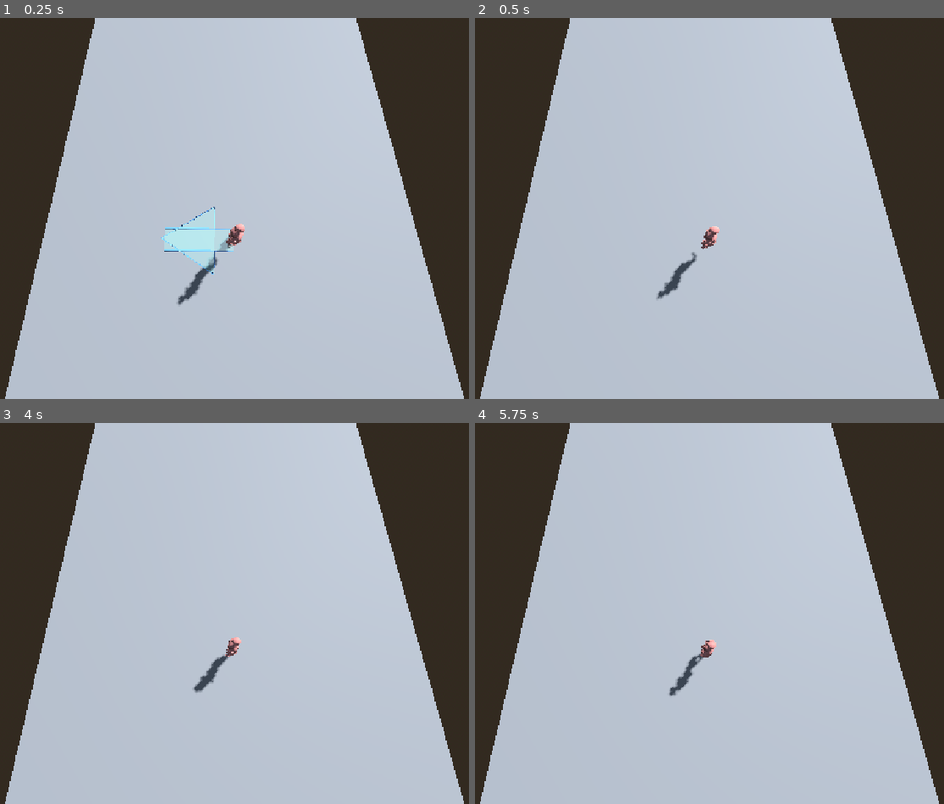
Above: before the commit, frames 1-4 (two rows, left to right).
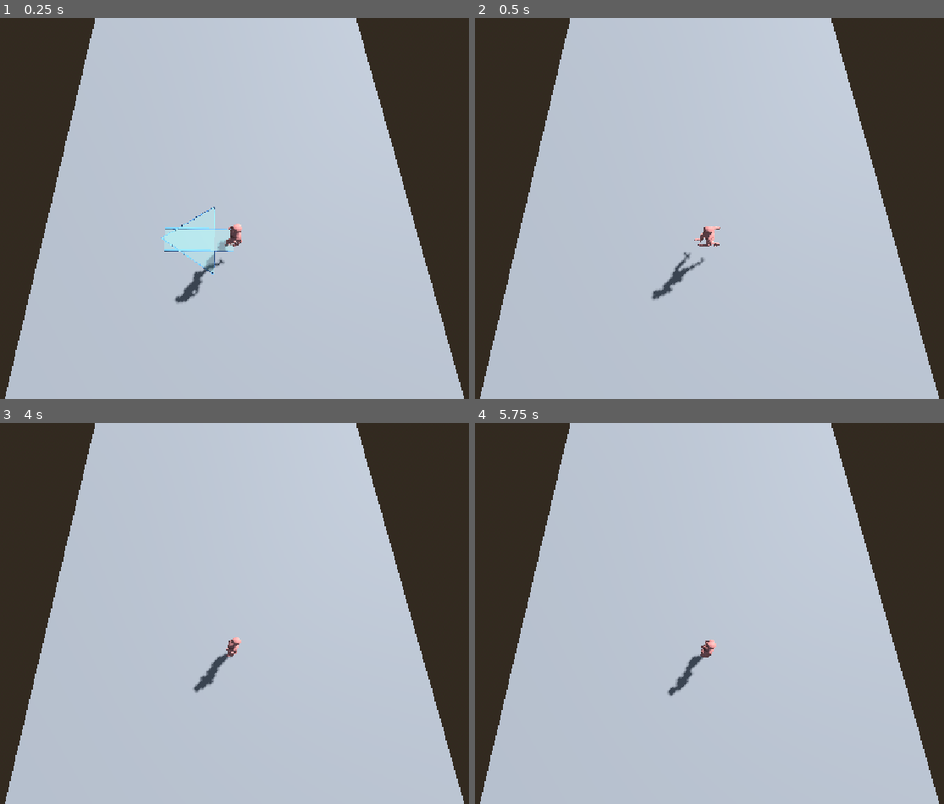
Above: after the commit, the same moments.

Repository: Retr-1/fotbal-to-je-hra
Game: Godot game, scene res://scenes/game/game.tscn
Two runs of this game, one before a commit and one after it. Both use one fixed random seed, a clock stepped at 60 frames per second and the inputs below.
Inputs (mouse positions are in pixels of both pictures, inside the frame that each line leads up to):
- Up to frame 1 (0.25 s): no input
- Up to frame 2 (0.5 s): no input
- Up to frame 3 (4 s): move the mouse to (361, 594) at 0.52 s; click (361, 594) at 0.67 s; tap Enter at 1.25 s; drag from (79, 632) to (178, 689) at 1.27 s; tap Space at 2 s; move the mouse to (281, 529) at 2.02 s; click (281, 529) at 2.17 s; drag from (178, 689) to (9, 556) at 2.77 s; move the mouse to (417, 670) at 3.52 s; click (417, 670) at 3.67 s
- Up to frame 4 (5.75 s): drag from (484, 556) to (587, 518) at 4.27 s; tap Enter at 5 s; move the mouse to (723, 613) at 5.02 s; click (723, 613) at 5.17 s

The runs differ from the first frame. In frame 1, 0.3% of the frame differs, in the area x 37-53%, y 54-76%; in frame 2, 0.5%, in the area x 37-53%, y 54-75%; in frame 3, less than 0.1%; in frame 4, less than 0.1%.

Commit message:
better player movement

Diff:
--- a/scenes/character/character.gd
+++ b/scenes/character/character.gd
@@ -6,8 +6,10 @@
 @onready var arrow : Arrow = $UIElements/Arrow
 @onready var ui_elements : Node3D = $UIElements
 const HORIZONTAL_SPEED := 2.0
+const HORIZONTAL_ACCELERATION := 5.0
 const GRAVITY_ACCELERATION := 2.0
 var pos_to_move_to: Vector2
+var is_running := false
 
 func move_to(pos: Vector3) -> void:
 	pos_to_move_to = Vector2(pos.x, pos.z)
@@ -39,25 +41,25 @@
 
 
 func _physics_process(delta: float) -> void:
-	velocity.y -= GRAVITY_ACCELERATION * delta
 	var gamefield_pos := get_gamefield_pos()
+	var target_velocity: Vector2
+	var dir = (pos_to_move_to-gamefield_pos).normalized()
 
-	if (pos_to_move_to-gamefield_pos).length_squared() > 0.025:
-		print(pos_to_move_to, gamefield_pos)
-		var dir = (pos_to_move_to-gamefield_pos).normalized()
-		var new_hor_speed: Vector2 = dir*HORIZONTAL_SPEED
-		velocity.x = new_hor_speed.x
-		velocity.z = new_hor_speed.y
-
-		anim_tree.set('parameters/locomotion/blend_position', 1)
-
+	if (pos_to_move_to-gamefield_pos).length_squared() > 0.5:
+		target_velocity = dir*HORIZONTAL_SPEED
 		look_at(Vector3(pos_to_move_to.x, 0, pos_to_move_to.y), Vector3.UP)
 	else:
-		velocity.x = 0
-		velocity.z = 0
-		anim_tree.set('parameters/locomotion/blend_position', 0)
+		target_velocity = Vector2.ZERO
 
+	var current_velocity := Vector2(velocity.x, velocity.z)
+	current_velocity = current_velocity.move_toward(
+		target_velocity,
+		HORIZONTAL_ACCELERATION * delta
+	)
 
+	velocity.x = current_velocity.x
+	velocity.z = current_velocity.y
+	velocity.y -= GRAVITY_ACCELERATION * delta
 
-
+	anim_tree.set('parameters/locomotion/blend_position', velocity.length()/HORIZONTAL_SPEED)
 	move_and_slide()
--- a/scenes/character/character.tscn
+++ b/scenes/character/character.tscn
@@ -33,7 +33,7 @@
 
 [sub_resource type="AnimationNodeStateMachine" id="AnimationNodeStateMachine_w2l1i"]
 states/locomotion/node = SubResource("AnimationNodeBlendSpace1D_f8hpl")
-states/locomotion/position = Vector2(496, 100)
+states/locomotion/position = Vector2(476, 92)
 transitions = ["Start", "locomotion", SubResource("AnimationNodeStateMachineTransition_7ex5l")]
 
 [sub_resource type="CapsuleShape3D" id="CapsuleShape3D_w2l1i"]
@@ -50,59 +50,59 @@
 transform = Transform3D(-1, 0, -8.742278e-08, 0, 1, 0, 8.742278e-08, 0, -1, 0, 0, 0)
 
 [node name="Skeleton3D" parent="X Bot" index="0" unique_id=2048691530]
-bones/0/position = Vector3(0.095170066, 1.0032473, 0.03094515)
-bones/0/rotation = Quaternion(-0.02807469, -0.13319056, 0.05153021, 0.9893517)
-bones/1/rotation = Quaternion(-0.12535086, 0.006425036, -0.06378661, 0.99003905)
-bones/2/rotation = Quaternion(0.017754236, -0.0038888133, -0.02207637, 0.9995911)
-bones/3/rotation = Quaternion(0.030736286, -0.0028435693, -0.021693977, 0.9992881)
-bones/4/rotation = Quaternion(0.058556084, 0.0039818035, 0.02605355, 0.99793625)
-bones/5/rotation = Quaternion(-0.09122545, 0.020808306, 0.0049804403, 0.99560046)
-bones/7/rotation = Quaternion(-0.56822515, 0.50306964, -0.5433779, -0.35886157)
-bones/8/rotation = Quaternion(0.53340065, -0.14973529, -0.13843049, 0.8209142)
-bones/9/rotation = Quaternion(1.0337191e-07, 1.3209888e-08, -0.24731633, 0.9689349)
-bones/10/rotation = Quaternion(0.020174867, -0.17060252, -0.010183235, 0.98508084)
-bones/11/rotation = Quaternion(0.12389749, 0.061613128, -0.15680717, 0.977888)
-bones/12/rotation = Quaternion(-0.06630128, 0.03585663, 0.21126015, 0.97451925)
-bones/13/rotation = Quaternion(0.018701898, -0.0013440296, -0.01748126, 0.9996714)
-bones/15/rotation = Quaternion(0.21876381, -0.001470797, 0.03319456, 0.97521204)
-bones/16/rotation = Quaternion(0.11565479, 1.4077891e-07, 0.0140952375, 0.99318945)
-bones/17/rotation = Quaternion(0.2063161, 2.1089793e-08, 0.025144596, 0.9781623)
-bones/19/rotation = Quaternion(0.15636604, 0.0025136198, 0.0029818323, 0.9876915)
-bones/20/rotation = Quaternion(0.1775295, -6.02886e-08, 0.02163623, 0.9838777)
-bones/21/rotation = Quaternion(0.29883257, 0.017668843, 0.042054173, 0.9532148)
-bones/23/rotation = Quaternion(0.2206429, 0.0021413213, 0.017377913, 0.97519755)
-bones/24/rotation = Quaternion(0.136807, -4.329016e-08, 0.01667326, 0.9904574)
-bones/25/rotation = Quaternion(0.20741035, 0.100254826, 0.047265876, 0.97195476)
-bones/27/rotation = Quaternion(0.17622931, 0.00063646387, 0.017914895, 0.98418593)
-bones/28/rotation = Quaternion(0.17086792, 8.766074e-08, 0.020824315, 0.9850739)
-bones/29/rotation = Quaternion(0.23592207, 5.0225946e-08, 0.028752714, 0.9713466)
-bones/31/rotation = Quaternion(0.58925337, 0.4849605, -0.5436048, 0.34941047)
-bones/32/rotation = Quaternion(0.48659834, 0.07916561, 0.05779123, 0.8681101)
-bones/33/rotation = Quaternion(-2.1883679e-07, 6.559233e-08, 0.21227153, 0.97721076)
-bones/34/rotation = Quaternion(0.08510791, 0.16551411, 0.044090424, 0.98153853)
-bones/35/rotation = Quaternion(0.13286227, -0.070599996, 0.09262226, 0.98426855)
-bones/36/rotation = Quaternion(-0.018431969, -0.007150431, -0.13104185, 0.99117976)
-bones/37/rotation = Quaternion(-0.060825255, -0.10489729, -0.077210106, 0.9896139)
-bones/39/rotation = Quaternion(0.14363824, -0.0020044271, -0.0033645078, 0.98962253)
-bones/40/rotation = Quaternion(0.17491043, -3.216278e-07, -0.021108342, 0.9843581)
-bones/41/rotation = Quaternion(0.23334216, -3.4553534e-07, -0.028159857, 0.9719869)
-bones/43/rotation = Quaternion(0.092562065, -0.0009476358, -0.0008760521, 0.99570614)
-bones/44/rotation = Quaternion(0.18249278, -3.051336e-07, -0.02202334, 0.9829606)
-bones/45/rotation = Quaternion(0.2281632, -3.967921e-07, -0.027534775, 0.9732336)
-bones/47/rotation = Quaternion(0.1508857, -0.00075621274, -0.013235816, 0.9884623)
-bones/48/rotation = Quaternion(0.17541647, -3.1988213e-07, -0.021169424, 0.98426676)
-bones/49/rotation = Quaternion(0.26662162, -4.0342056e-07, -0.032176144, 0.9632641)
-bones/51/rotation = Quaternion(0.15554321, 0.0047517964, -0.048228193, 0.98663974)
-bones/52/rotation = Quaternion(0.19487543, 0.0068451017, 0.011724497, 0.98073405)
-bones/53/rotation = Quaternion(0.20699519, -3.407459e-07, -0.024980184, 0.9780231)
-bones/55/rotation = Quaternion(-0.07372547, 0.14154184, 0.98187494, 0.10223613)
-bones/56/rotation = Quaternion(-0.31724003, -0.068460405, -0.011326208, 0.9458033)
-bones/57/rotation = Quaternion(0.5734178, -0.013069013, 0.04912845, 0.8176844)
-bones/58/rotation = Quaternion(0.34299242, 8.582764e-09, 9.455348e-09, 0.9393382)
-bones/60/rotation = Quaternion(0.017573223, 0.09521382, 0.9889956, 0.11186284)
-bones/61/rotation = Quaternion(-0.25180805, -0.07661089, 0.0012764403, 0.9647393)
-bones/62/rotation = Quaternion(0.54226166, -0.1353731, 0.11580303, 0.8211066)
-bones/63/rotation = Quaternion(0.3426016, -0.014228149, -0.0049373857, 0.93936014)
+bones/0/position = Vector3(-0.0050691487, 1.0082146, 0.011625281)
+bones/0/rotation = Quaternion(-0.029104423, -0.017719945, -0.08852962, 0.9954906)
+bones/1/rotation = Quaternion(-0.11056366, -0.013968894, 0.08989582, 0.98969656)
+bones/2/rotation = Quaternion(0.017944057, -0.00283329, 0.023077087, 0.99956864)
+bones/3/rotation = Quaternion(0.031251855, -0.004174255, 0.022136984, 0.99925774)
+bones/4/rotation = Quaternion(0.0403667, 0.002556097, -0.05236988, 0.9978083)
+bones/5/rotation = Quaternion(-0.1033971, -0.0194604, 0.0072742617, 0.99442315)
+bones/7/rotation = Quaternion(-0.5636319, 0.5061415, -0.5513783, -0.34945938)
+bones/8/rotation = Quaternion(0.4807381, -0.1214182, -0.058746558, 0.8664279)
+bones/9/rotation = Quaternion(-5.2700024e-08, 2.8255378e-08, -0.2422208, 0.97022116)
+bones/10/rotation = Quaternion(0.0052782516, -0.14478244, -0.010576145, 0.989393)
+bones/11/rotation = Quaternion(0.12389115, 0.06160716, -0.15704192, 0.9778515)
+bones/12/rotation = Quaternion(-0.0660727, 0.035539012, 0.207677, 0.9753163)
+bones/13/rotation = Quaternion(0.019369697, -0.0017836334, -0.024894107, 0.99950093)
+bones/15/rotation = Quaternion(0.21361758, -0.001564786, 0.033159338, 0.9763532)
+bones/16/rotation = Quaternion(0.111078046, -4.224786e-08, 0.013537551, 0.9937195)
+bones/17/rotation = Quaternion(0.19336581, -1.8676998e-08, 0.023566213, 0.98084366)
+bones/19/rotation = Quaternion(0.14944139, 0.0020089312, 0.0047796685, 0.9887571)
+bones/20/rotation = Quaternion(0.16677657, -6.194752e-08, 0.020325726, 0.98578525)
+bones/21/rotation = Quaternion(0.28494406, 0.020877425, 0.041049592, 0.9574373)
+bones/23/rotation = Quaternion(0.21207125, 0.0016140745, 0.018378172, 0.97708005)
+bones/24/rotation = Quaternion(0.12976377, -6.560007e-08, 0.015814796, 0.9914189)
+bones/25/rotation = Quaternion(0.20004205, 0.10071008, 0.045649517, 0.973528)
+bones/27/rotation = Quaternion(0.16802602, 0.0003728391, 0.018288821, 0.98561287)
+bones/28/rotation = Quaternion(0.16274212, -6.9558186e-09, 0.019834077, 0.9864693)
+bones/29/rotation = Quaternion(0.22821364, 5.94082e-08, 0.02781336, 0.9732138)
+bones/31/rotation = Quaternion(0.56952065, 0.50341254, -0.53672004, 0.36626995)
+bones/32/rotation = Quaternion(0.6050571, 0.05278912, 0.011618307, 0.7943452)
+bones/33/rotation = Quaternion(-9.550324e-08, -2.0865214e-09, 0.18475018, 0.9827856)
+bones/34/rotation = Quaternion(0.016406344, 0.12774761, 0.058128666, 0.989966)
+bones/35/rotation = Quaternion(0.12470708, -0.07041597, 0.12101389, 0.9822655)
+bones/36/rotation = Quaternion(-0.011413721, 0.0031969172, -0.09625895, 0.99528575)
+bones/37/rotation = Quaternion(-0.05690187, -0.09211512, -0.033001594, 0.9935733)
+bones/39/rotation = Quaternion(0.13899092, -0.0019180655, -0.0029445614, 0.9902874)
+bones/40/rotation = Quaternion(0.169157, -3.5293698e-07, -0.020413876, 0.9853778)
+bones/41/rotation = Quaternion(0.22441362, -2.6103754e-07, -0.027082354, 0.9741177)
+bones/43/rotation = Quaternion(0.08755669, -0.0008473066, -0.0008310361, 0.99615884)
+bones/44/rotation = Quaternion(0.17706947, -2.3932418e-07, -0.02136875, 0.9839664)
+bones/45/rotation = Quaternion(0.2207381, -3.3584632e-07, -0.026638769, 0.97496927)
+bones/47/rotation = Quaternion(0.14547081, -0.00082515436, -0.0119179515, 0.9892905)
+bones/48/rotation = Quaternion(0.17230849, -4.033873e-07, -0.020794205, 0.9848235)
+bones/49/rotation = Quaternion(0.26188844, -3.588695e-07, -0.03160481, 0.96458054)
+bones/51/rotation = Quaternion(0.15122323, 0.0047447807, -0.04848037, 0.98729867)
+bones/52/rotation = Quaternion(0.1881335, 0.006602802, 0.012584943, 0.9820407)
+bones/53/rotation = Quaternion(0.19637254, -2.180595e-07, -0.023698369, 0.980243)
+bones/55/rotation = Quaternion(-0.064691596, 0.046035003, 0.99263436, -0.09150425)
+bones/56/rotation = Quaternion(-0.2073415, 0.057559874, 0.0123210745, 0.9764961)
+bones/57/rotation = Quaternion(0.5417261, -0.023120483, -0.013373309, 0.8401306)
+bones/58/rotation = Quaternion(0.34094182, -1.945068e-08, 4.4370285e-08, 0.94008446)
+bones/60/rotation = Quaternion(0.05204809, 0.13580057, 0.98220146, -0.11886758)
+bones/61/rotation = Quaternion(-0.33159116, -0.050577696, -0.004990973, 0.9420533)
+bones/62/rotation = Quaternion(0.5820023, -0.022324529, -0.008673107, 0.8128344)
+bones/63/rotation = Quaternion(0.32696956, 2.384768e-06, 7.3544663e-07, 0.9450349)
 
 [node name="AnimationPlayer" parent="X Bot" index="1" unique_id=1522302563]
 libraries/FotbalLibrary = SubResource("AnimationLibrary_7ex5l")
